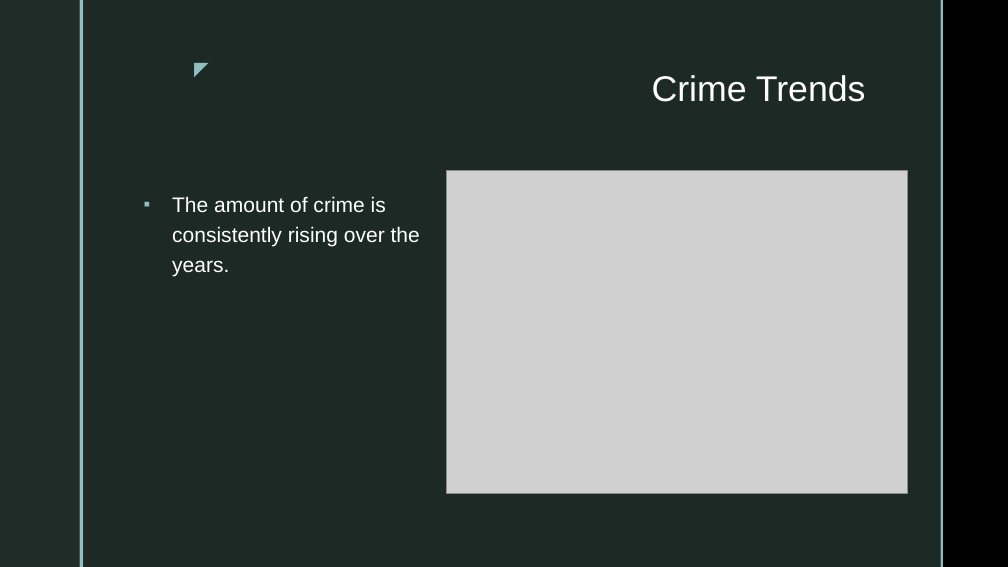
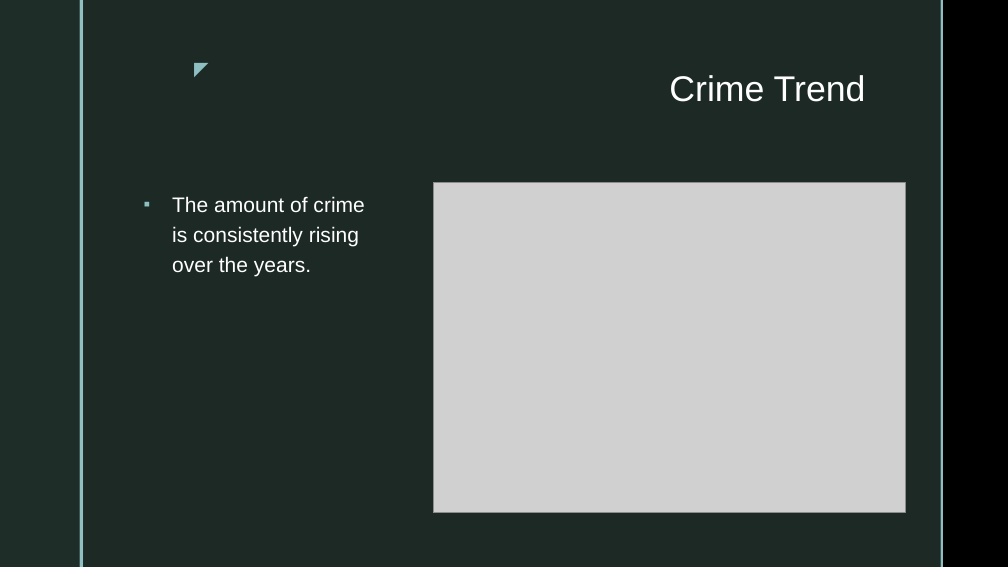
Before and after one commit to Vallito/Project_1, a slide deck: slide 6 of Affects of Gun Laws on Gun Crime.pptm (slide 7 before the commit). Drawn at 1008x567 pixels with LibreOffice and Linux fonts; fonts in the diff are those of the drawing; grey boxes stand for pictures; background and template pictures are left out. Boxes give left, top, right and bottom in pixels: in the first picture for what was removed or moved away, otherwise in the second. Text is boxed around its words. In the diff, an @@ line names an element or a change of style, - is before the commit and + after.

```diff
--- a/Affects of Gun Laws on Gun Crime.pptm
+++ b/Affects of Gun Laws on Gun Crime.pptm
@@ title at [669, 75, 866, 102]: text changed @@
-Crime Trends
+Crime Trend
@@ text "The amount of crime is ..." rewrapped from [172, 196, 420, 277] to [172, 196, 364, 277] @@
@@ picture: place and size @@
-picture at [447, 171, 907, 494]
+picture at [433, 182, 906, 513]
```
Also in this commit, not shown: 3 other slides changed, 6 slides added, 2 slides removed.
